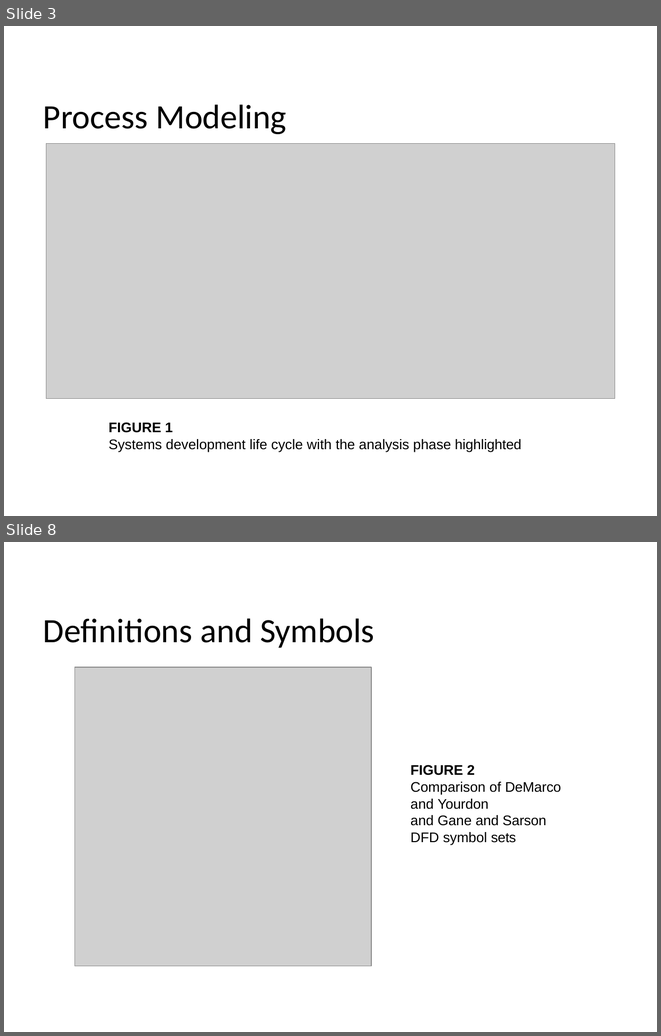
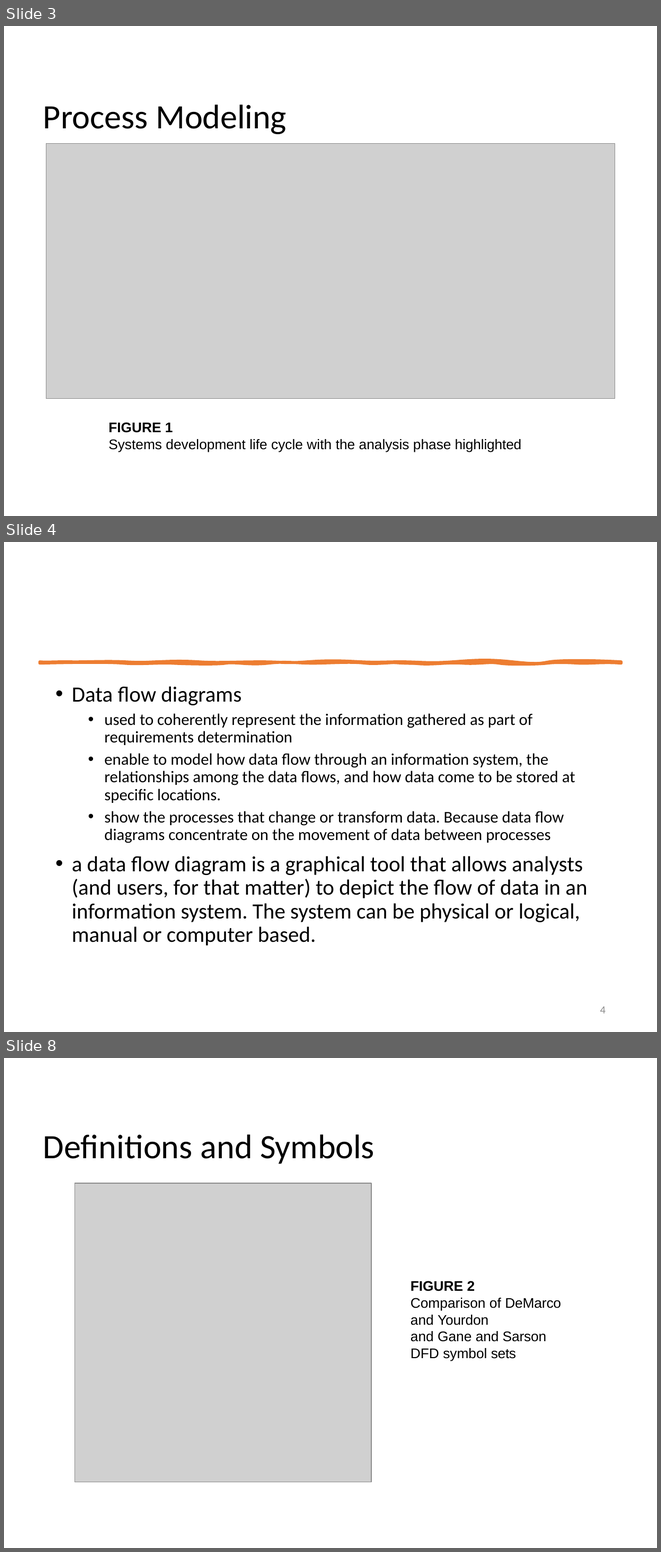
Before and after one commit to weiliang1995/UPM-Master-Software-Engineering-Course, a slide deck: SWE5300/Chapter 3-2 Software Analysis Requirements.pptx. Shown one above the other, each under a label of ours: slides 3 and 8 before the commit, slides 3, 4 and 8 after it; the slides between them are not shown. The pictures are 661x1036 and 661x1552 pixels, drawn with LibreOffice and Linux fonts; fonts in the diff are those of the drawing; grey boxes stand for pictures. Boxes give left, top, right and bottom in pixels: in the first picture for what was removed or moved away, otherwise in the second. Text is boxed around its words. In the diff, an @@ line names an element or a change of style, - is before the commit and + after.

```diff
--- a/SWE5300/Chapter 3-2 Software Analysis Requirements.pptx
+++ b/SWE5300/Chapter 3-2 Software Analysis Requirements.pptx
@@ slide 4 added at [4,542,657,1032], background #FFFFFF @@
@@ freeform shape added at [40,661,621,663], fill #ED7D31, outline #ED7D31 3.25 pt @@
@@ text added at [72,686,587,945], 18 pt, text #000000 @@
+• Data flow diagrams
+  • used to coherently represent the information gathered as part of requirements determination
+  • enable to model how data flow through an information system, the relationships among the data flows, and how data come to be stored at specific locations.
+  • show the processes that change or transform data. Because data flow diagrams concentrate on the movement of data between processes
+• a data flow diagram is a graphical tool that allows analysts (and users, for that matter) to depict the flow of data in an information system. The system can be physical or logical, manual or computer based.
@@ page number added at [600,1006,606,1013], 12 pt, text #8C8C8C @@
+4
```
Also in this commit, not shown: 8 slides changed, 8 other slides added, 5 slides removed, 4 other files.
